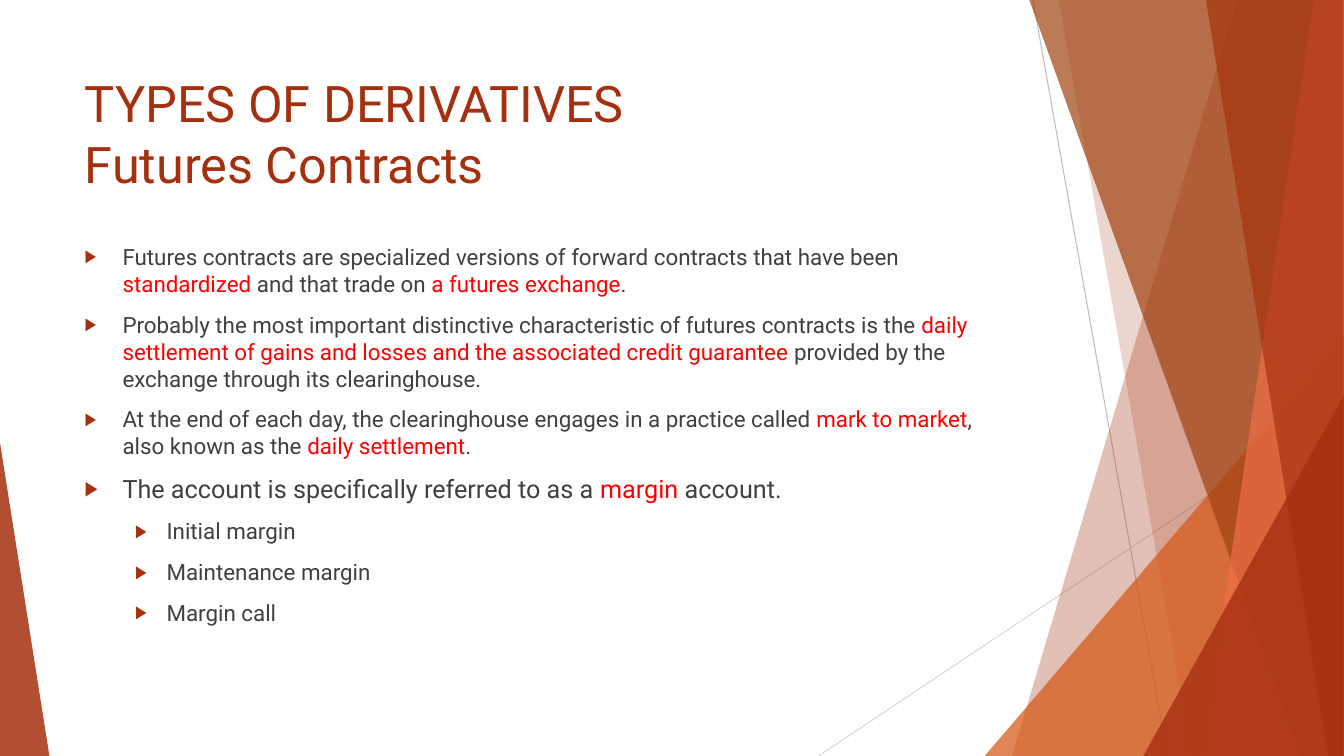
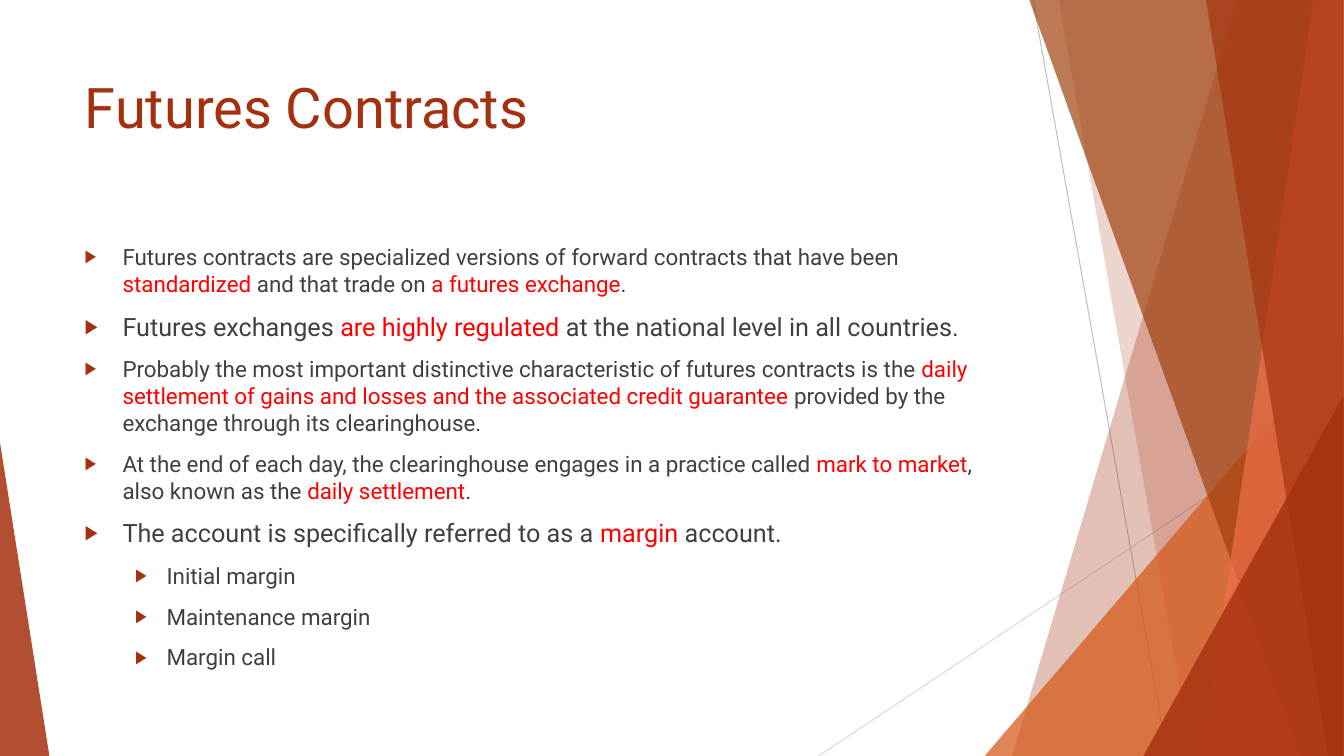
Before and after one commit to Isco0530/data, a slide deck: slide 11 of Reading 45.pptx (slide 10 before the commit). Drawn at 1344x756 pixels with LibreOffice and Linux fonts; fonts in the diff are those of the drawing. Boxes give left, top, right and bottom in pixels: in the first picture for what was removed or moved away, otherwise in the second. Text is boxed around its words. In the diff, an @@ line names an element or a change of style, - is before the commit and + after.

```diff
--- a/Reading 45.pptx
+++ b/Reading 45.pptx
@@ title at [85, 87, 528, 129]: text changed; size 36 to 40 pt @@
-TYPES OF DERIVATIVES
-Futures Contracts
+Futures Contracts
@@ text at [123, 317, 958, 342]: paragraph added @@
+▶ Futures exchanges are highly regulated at the national level in all countries.
```
Also in this commit, not shown: 5 other slides changed, 1 slide added.
